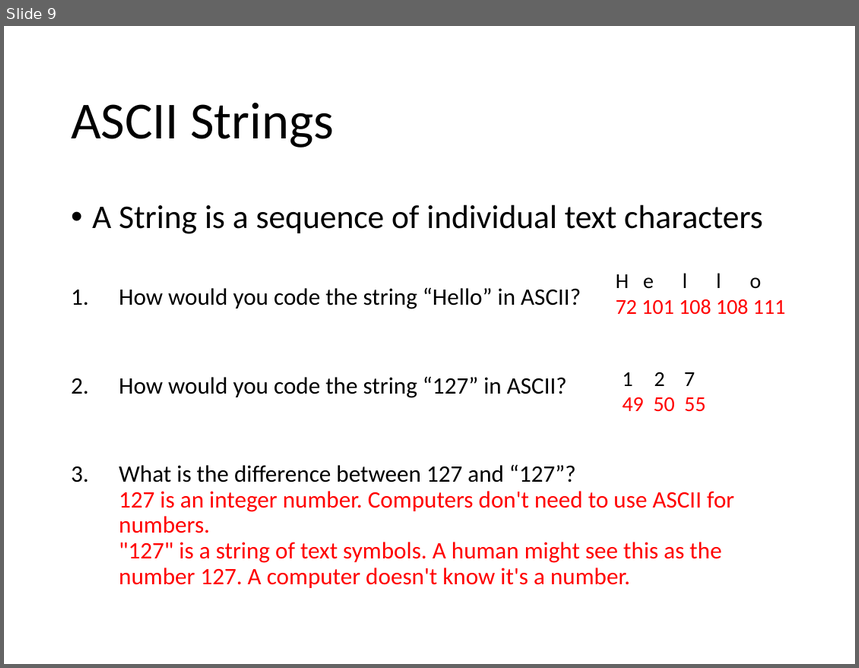
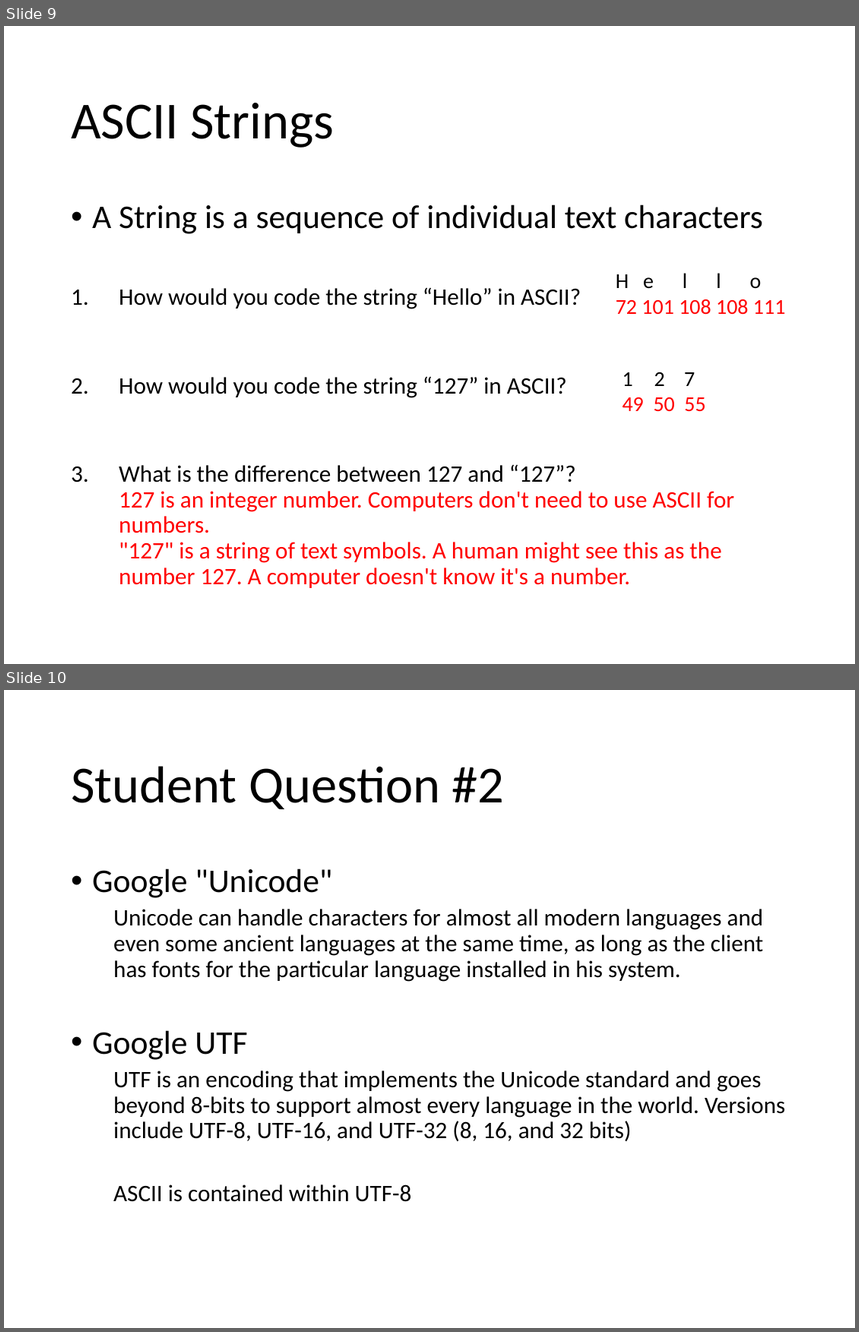
Before and after one commit to Greg5519/ICS2O0, a slide deck: Topic B Programming Introduction/B.7 Lesson - ASCII Encoding.pptx. Shown one above the other, each under a label of ours: slide 9 before the commit, slides 9 and 10 after it. The pictures are 859x668 and 859x1332 pixels, drawn with LibreOffice and Linux fonts; fonts in the diff are those of the drawing. Boxes give left, top, right and bottom in pixels: in the first picture for what was removed or moved away, otherwise in the second. Text is boxed around its words. In the diff, an @@ line names an element or a change of style, - is before the commit and + after.

```diff
--- a/Topic B Programming Introduction/B.7 Lesson - ASCII Encoding.pptx
+++ b/Topic B Programming Introduction/B.7 Lesson - ASCII Encoding.pptx
@@ slide 10 added at [4, 690, 855, 1328], background #FFFFFF @@
@@ title added at [71, 766, 505, 809], 44 pt, text #000000 @@
+Student Question #2
@@ text added at [92, 869, 785, 1202], 20 pt, text #000000 @@
+• Google "Unicode"
+  Unicode can handle characters for almost all modern languages and even some ancient languages at the same time, as long as the client has fonts for the particular language installed in his system.
+• Google UTF
+  UTF is an encoding that implements the Unicode standard and goes beyond 8-bits to support almost every language in the world. Versions include UTF-8, UTF-16, and UTF-32 (8, 16, and 32 bits)
+  ASCII is contained within UTF-8
```
Also in this commit, not shown: 2 other slides added, 3 other files.
